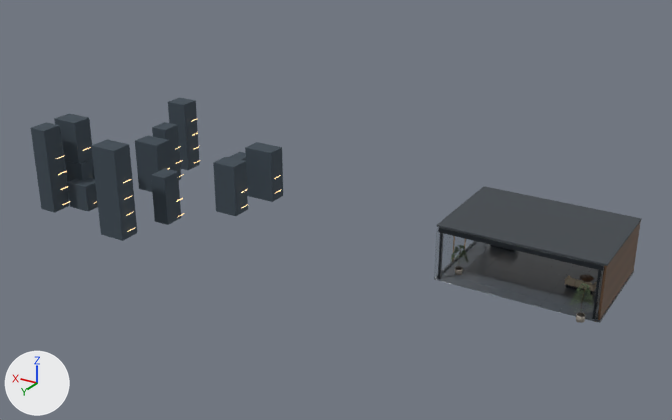
One commit to the glTF model gabriel-portfolio/public/models/environment-1.glb: the scene before it, then after it.
Camera for both pictures: a camera (50 mm lens) standing at (-26.3, 84.4, 43.5) and looking at (23.6, 1.1, 1.9). Arrows for +X, +Y and +Z are at lower left; the lights stay in place. The first picture is the older version. Where no turn or scale is listed for an object, it has been applied to the vertices. Vertices at exactly the same position are counted once.

Names of what the first picture shows: 'Continuous floor slab'.
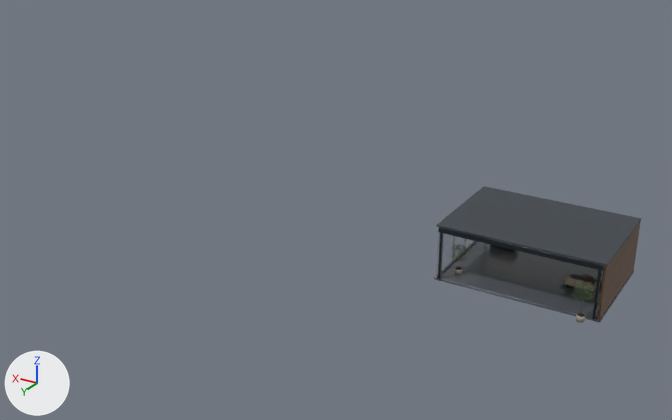
Where the newer file only moved an object's origin or applied its transform, the numbers keep the older frame.

The change in detail:
Material 'Midnight woven upholstery.001' (mat_midnight_woven_upholstery_001) is new.
Its base color is (0.055, 0.085, 0.105) (dark blue #42525b).
Its roughness is 0.95.
me_cube_217 is used by ob_continuous_floor_slab; location (25.69, 1.58, 3.48).
me_cube_217 had 10287 vertices, 16974 faces and spanned x -34.2..34.2, y -12.1..12.1, z -5.5..5.5.
me_cube_217 now has 13676 vertices, 21496 faces and spans x -34.2..-17.2, y -7.3..7.4, z -3.8..2.3.
me_cube_217 part 1: the loose piece of 24 vertices spanning x 17.4..19.5, y 3.5..6.0, z -5.5..0.5 is scaled about its middle by (0.905, 0.397, 0.0037), then moved by (-46.0, 0.2, -1.0), in mat_honed_graphite_limestone_001.
me_cube_217 part 2: the loose piece of 24 vertices spanning x 12.0..15.1, y -2.7..-0.2, z -5.5..0.9 is scaled about its middle by (0.603, 0.397, 0.00346), then moved by (-39.2, 6.4, -1.2), in mat_honed_graphite_limestone_001.
me_cube_217 part 3: the loose piece of 24 vertices spanning x 17.4..19.5, y -11.4..-8.9, z -5.5..-1.9 is scaled about its middle by (0.904, 0.397, 0.0062), then moved by (-36.7, 15.0, 0.2), in mat_honed_graphite_limestone_001.
me_cube_217 part 4: the loose piece of 24 vertices spanning x 10.8..14.7, y -8.8..-6.3, z -5.5..1.1 is scaled about its middle by (0.0166, 4.85, 0.0351), then moved by (-44.2, 6.9, 4.3), in mat_quarter_sawn_walnut_001.
me_cube_217 part 5: the loose piece of 24 vertices spanning x 24.6..28.3, y -3.5..-1.0, z -5.5..1.2 is scaled about its middle by (0.0178, 4.85, 0.0347), then moved by (-55.9, 1.6, 4.2), in mat_quarter_sawn_walnut_001.
me_cube_217 part 6: the loose piece of 24 vertices spanning x 19.0..22.4, y 9.6..12.1, z -5.5..5.5 is scaled about its middle by (0.0191, 4.84, 0.021), then moved by (-42.6, -11.4, 2.1), in mat_quarter_sawn_walnut_001.
me_cube_217 part 7: the loose piece of 24 vertices spanning x 25.8..28.0, y -6.6..-4.1, z -5.5..2.1 is scaled about its middle by (0.0292, 4.85, 0.0302), then moved by (-46.8, 4.8, 3.7), in mat_quarter_sawn_walnut_001.
me_cube_217 part 8: the loose piece of 24 vertices spanning x 27.1..29.9, y -12.1..-9.6, z -5.5..3.8 is scaled about its middle by (5.34, 0.0192, 0.00989), then moved by (-54.2, 6.3, 2.9), in mat_satin_bronze_001 (brown #a68659).
me_cube_217 part 9: the loose piece of 24 vertices spanning x 30.4..32.9, y 4.0..6.5, z -5.5..-0.1 is scaled about its middle by (6.03, 0.0189, 0.0172), then moved by (-57.3, -0.9, 4.9), in mat_satin_bronze_001 (brown #a68659).
me_cube_217 part 10: 274 loose pieces with 1288 vertices, spanning x -33.7..34.2, y -11.5..11.5, z -5.5..5.2, are deleted.
me_cube_217 part 11: 269 vertices moved within x -33.9..-18.2, y -6.8..7.2, z -3.5..0.2; 949 vertices removed from x -34.0..-17.4, y -7.3..7.3, z -3.5..2.1; 5610 vertices added at x -34.0..-17.4, y -6.9..7.4, z -3.5..2.1.
Other edits to the shape of me_cube_217 do not show in these pictures.
me_cube_217 no longer uses material mat_distant_blue_stone_001 (dark blue #3c4852).
me_cube_217 gains material mat_midnight_woven_upholstery_001 (dark blue #42525b).

Boxes (x1, y1, x2, y2) around the edits, measured in the pictures (672 x 420 px; the box of a moved part takes in the faces that stretch with it):
'Continuous floor slab', reshaped (66% narrower, 39% shorter)
    before: (31, 98, 642, 323)
    after: (434, 186, 642, 323)
part 1 of me_cube_217, moved or reshaped
    before: (151, 169, 181, 225)
    after: (523, 296, 545, 305)
part 2 of me_cube_217, moved or reshaped
    before: (213, 157, 248, 216)
    after: (505, 291, 526, 300)
part 3 of me_cube_217, moved or reshaped
    before: (230, 152, 246, 161)
    after: (436, 274, 456, 282)
part 4 of me_cube_217, moved or reshaped (not visible afterwards)
    before: (245, 142, 283, 202)
part 5 of me_cube_217, moved or reshaped (not visible afterwards)
    before: (135, 136, 171, 192)
part 6 of me_cube_217, moved or reshaped (not visible afterwards)
    before: (91, 140, 137, 241)
part 7 of me_cube_217, moved or reshaped (not visible afterwards)
    before: (152, 122, 181, 180)
part 8 of me_cube_217, moved or reshaped (not visible afterwards)
    before: (168, 98, 200, 170)
part 9 of me_cube_217, moved or reshaped (not visible afterwards)
    before: (66, 158, 94, 181)
part 10 of me_cube_217, deleted
    before: (31, 113, 594, 312)
part 11 of me_cube_217, cut back
    before: (434, 227, 598, 322)
    after: (436, 227, 605, 320)
